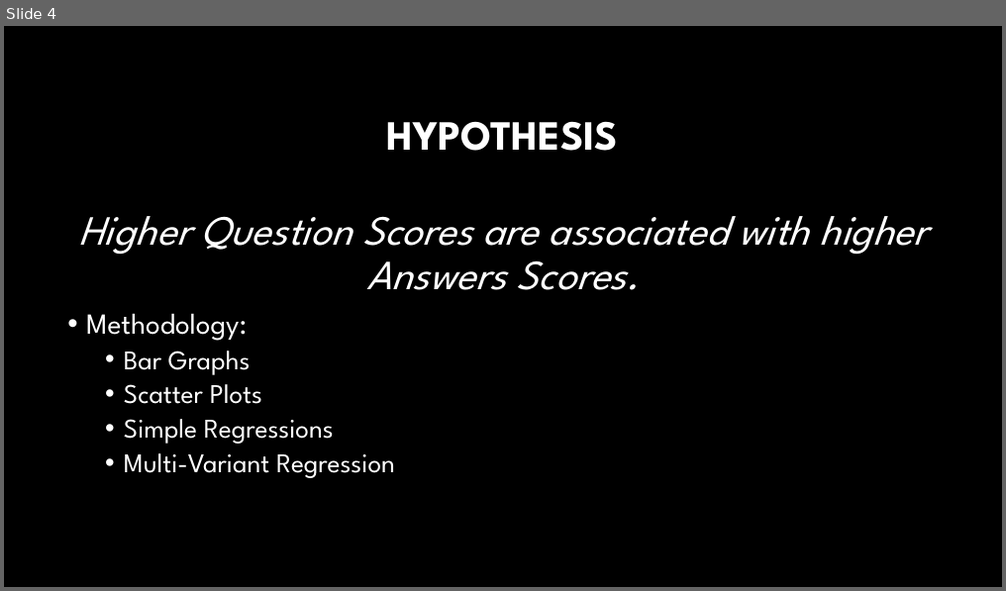
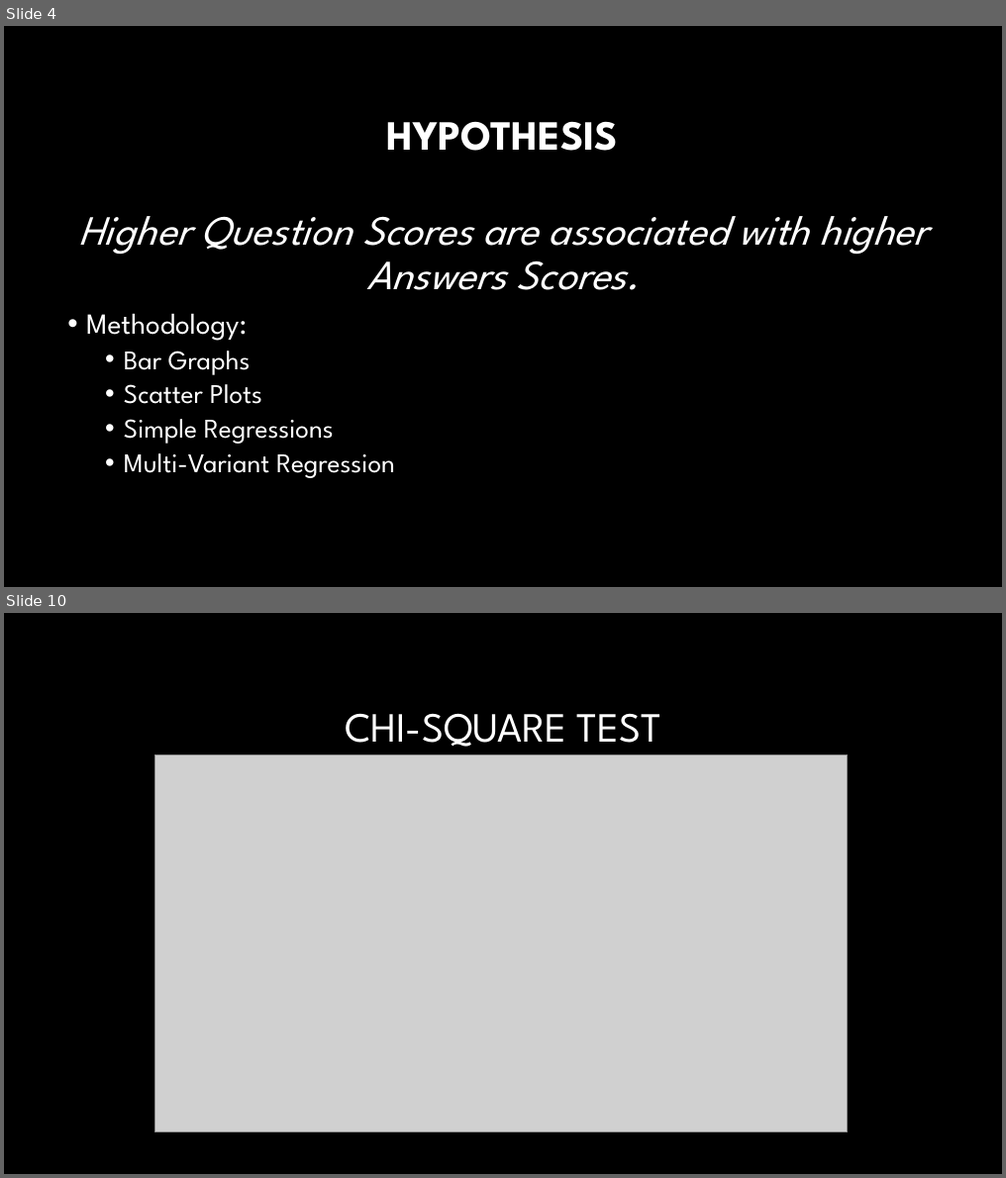
Before and after one commit to fosshie/tnn, a slide deck: PPAnalysis.pptx. Shown one above the other, each under a label of ours: slide 4 before the commit, slides 4 and 10 after it; the slides between them are not shown. The pictures are 1006x591 and 1006x1178 pixels, drawn with LibreOffice and Linux fonts; fonts in the diff are those of the drawing; grey boxes stand for pictures; background and template pictures are left out. Boxes give left, top, right and bottom in pixels: in the first picture for what was removed or moved away, otherwise in the second. Text is boxed around its words. In the diff, an @@ line names an element or a change of style, - is before the commit and + after.

```diff
--- a/PPAnalysis.pptx
+++ b/PPAnalysis.pptx
@@ slide 10 added at (4,613,1002,1174), background #000000 @@
@@ title added at (345,713,661,747), 40 pt, text #FFFFFF @@
+CHI-SQUARE TEST
@@ picture added at (154,756,847,1133) @@
```
Also in this commit, not shown: 3 slides changed, 4 other slides added, 7 slides removed, 2 other files.
